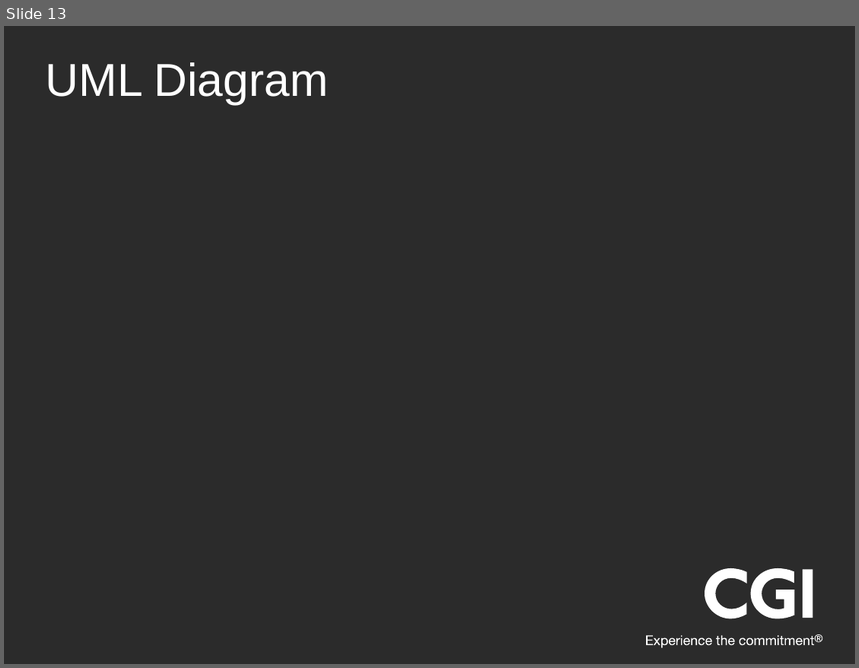
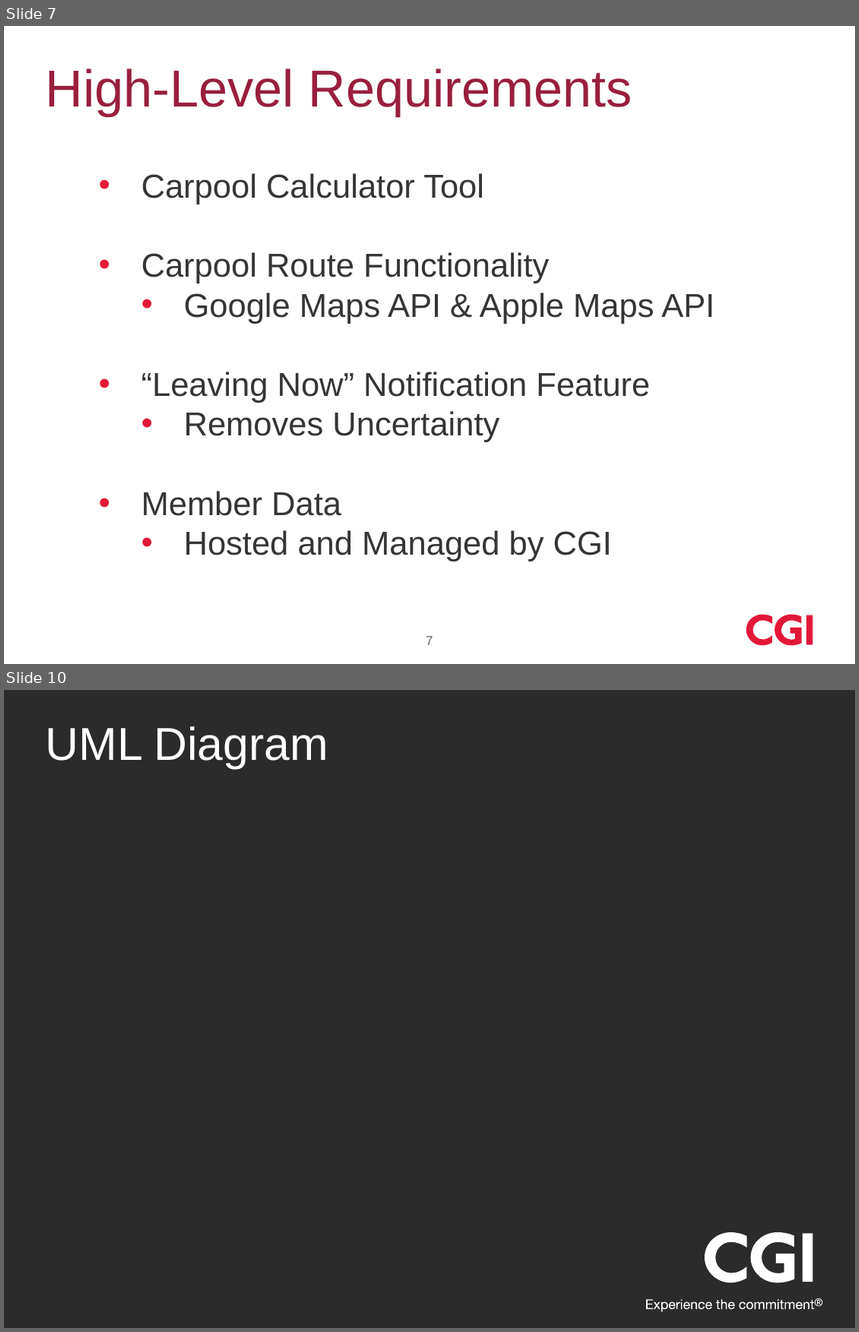
Before and after one commit to ChaseCGI/GoingGreen, a slide deck: Going Green Presentation.pptx. Shown one above the other, each under a label of ours: slide 13 before the commit, slides 7 and 10 after it; the slides between them are not shown. The pictures are 859x668 and 859x1332 pixels, drawn with LibreOffice and Linux fonts; fonts in the diff are those of the drawing; background and template pictures are left out; a plain dark background stands for a picture behind light text. Boxes give left, top, right and bottom in pixels: in the first picture for what was removed or moved away, otherwise in the second. Text is boxed around its words. In the diff, an @@ line names an element or a change of style, - is before the commit and + after.

Commit message:
Updated Requirements

```diff
--- a/Going Green Presentation.pptx
+++ b/Going Green Presentation.pptx
@@ slide 7 added at (4,26,855,664), background #FFFFFF @@
@@ title added at (46,69,633,116), 44 pt, text #991F3D @@
+High-Level Requirements
@@ text added at (142,173,715,562), 28 pt, text #363534 @@
+• Carpool Calculator Tool
+• Carpool Route Functionality
+  • Google Maps API & Apple Maps API
+• “Leaving Now” Notification Feature
+  • Removes Uncertainty
+• Member Data
+  • Hosted and Managed by CGI
@@ freeform shape added at (747,615,772,645), fill #E31837 @@
@@ freeform shape added at (775,615,803,645), fill #E31837 @@
@@ rectangle added at (807,615,813,645), fill #E31837 @@
@@ page number added at (426,636,433,645), 11 pt, text #666666 @@
+7
@@ what was slide 13 is now slide 10 @@
```
Also in this commit, not shown: 2 slides changed, 7 other slides added, 10 slides removed, 3 other files.
